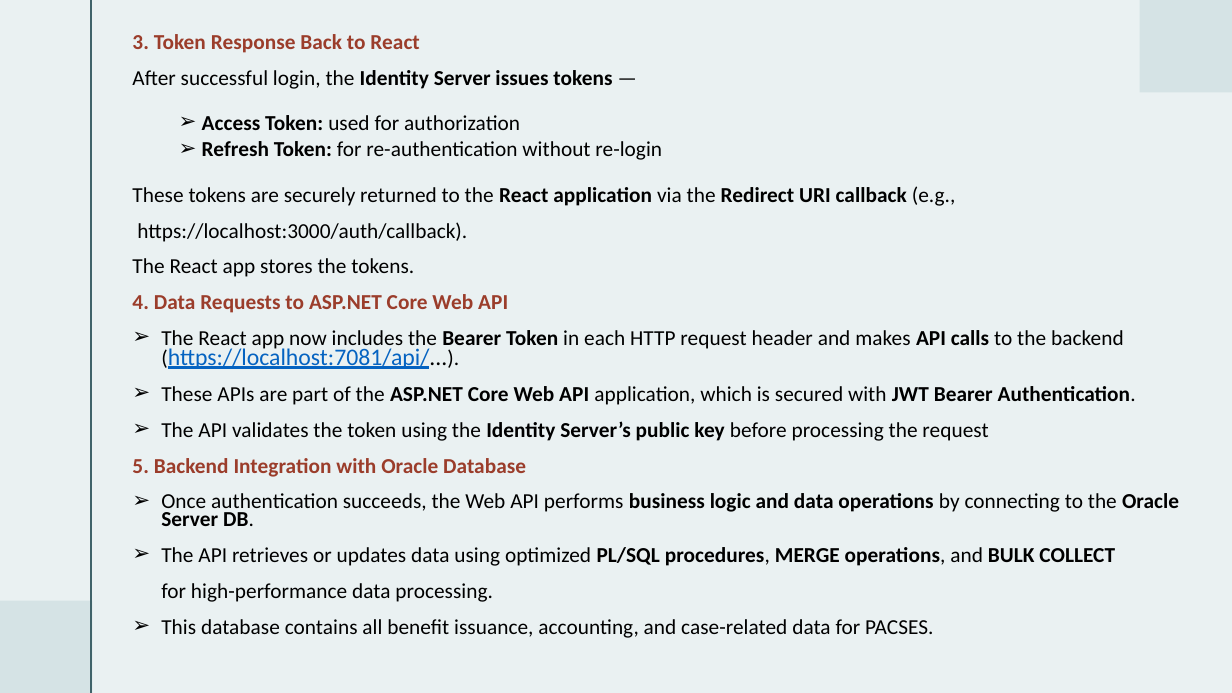
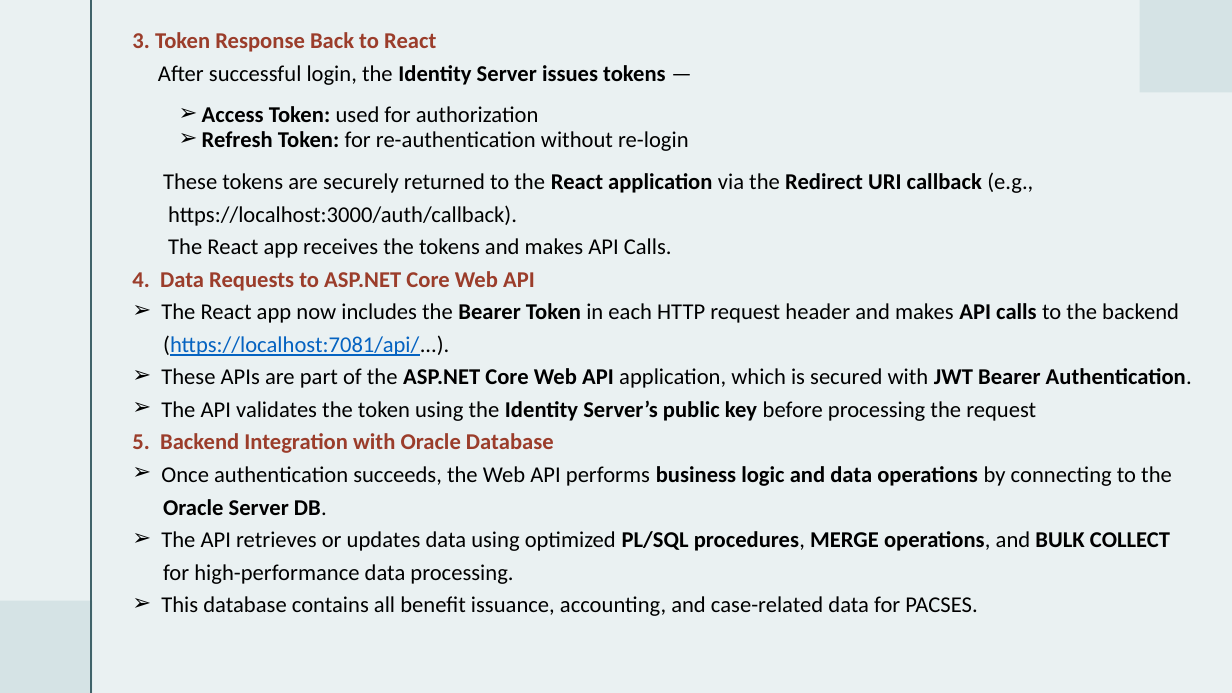
Before and after one commit to ChittaniSwathiTamuc/sel-react-webapp, a slide deck: slide 7 of SEL Presentation.pptx. Drawn at 1232x693 pixels with LibreOffice and Linux fonts; fonts in the diff are those of the drawing. Boxes give left, top, right and bottom in pixels: in the first picture for what was removed or moved away, otherwise in the second. Text is boxed around its words. In the diff, an @@ line names an element or a change of style, - is before the commit and + after.

```diff
--- a/SEL Presentation.pptx
+++ b/SEL Presentation.pptx
@@ text at [132,32,1192,616]: size 16.6 to 17.6 pt in "3. Token Response Back to React", "After successful login, the Identity Server issues ...", "Access Token: used for authorization", "Refresh Token: for re-authentication without re-login" and 9 more places; line spacing 0.7 to 0.6; line spacing 0.8 to 0.7 @@
@@ text at [168,238,672,258]: text changed; size 16.6 to 17.6 pt @@
-The React app stores the tokens.
+The React app receives the tokens and makes API Calls.
@@ text at [161,303,1179,356]: text changed; size 16.6 to 17.6 pt @@
-➢ The React app now includes the Bearer Token in each HTTP request header and makes API calls to the backend (https://localhost:7081/api/...).
+➢ The React app now includes the Bearer Token in each HTTP request header and makes API calls to the backend
+(https://localhost:7081/api/...).
@@ text at [161,466,1172,515]: text changed; size 16.6 to 17.6 pt @@
-➢ Once authentication succeeds, the Web API performs business logic and data operations by connecting to the Oracle Server DB.
+➢ Once authentication succeeds, the Web API performs business logic and data operations by connecting to the
+Oracle Server DB.
```
Also in this commit, not shown: 5 other slides changed, 2 slides removed.
